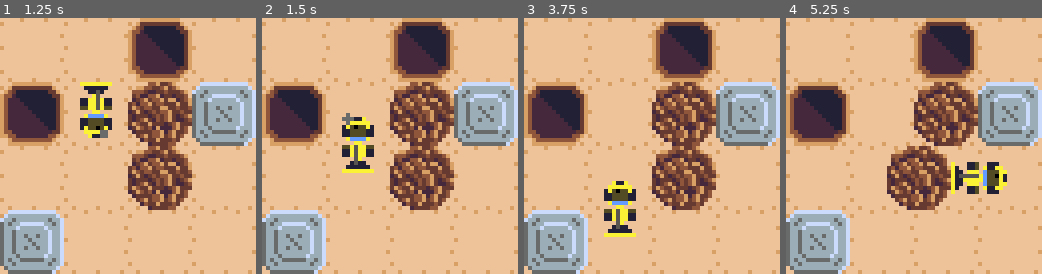
Above: before the commit, frames 1-4 (left to right).
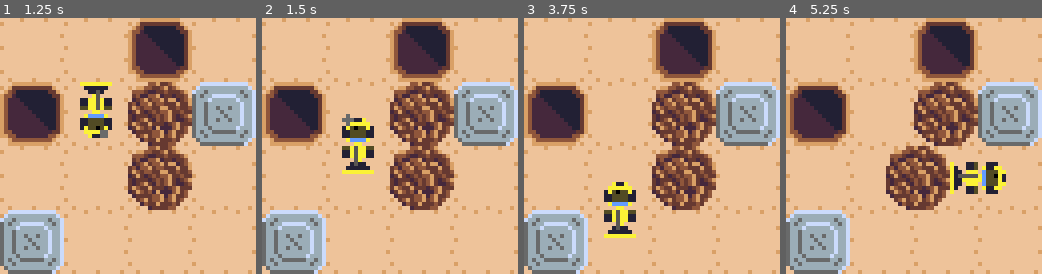
Above: after the commit, the same moments.

Repository: aludvik/Bouldering
Game: Godot game, scene res://Main.tscn
Two runs of this game, one before a commit and one after it. Both use one fixed random seed, a clock stepped at 60 frames per second and the inputs below.
Inputs (mouse positions are in pixels of both pictures, inside the frame that each line leads up to):
- Up to frame 1 (1.25 s): tap Enter at 0.5 s; move the mouse to (184, 133) at 0.52 s; click (184, 133) at 0.67 s
- Up to frame 2 (1.5 s): move the mouse to (338, 158) at 1.27 s; click (338, 158) at 1.42 s
- Up to frame 3 (3.75 s): move the mouse to (677, 89) at 2.02 s; click (677, 89) at 2.17 s; move the mouse to (639, 197) at 2.77 s; click (639, 197) at 2.92 s; move the mouse to (728, 184) at 3.52 s; click (728, 184) at 3.67 s
- Up to frame 4 (5.25 s): move the mouse to (837, 107) at 4.27 s; click (837, 107) at 4.42 s; move the mouse to (926, 146) at 5.02 s; click (926, 146) at 5.17 s

Frame 1 is identical in both runs. In frame 2, 0.5% of the frame differs, in the area x 31-44%, y 37-61%; in frame 3, 0.4%; in frame 4, 1.5%, in the area x 39-87%, y 50-75%.

Commit message:
Resize window to 4x to start

Diff:
--- a/Main.gd
+++ b/Main.gd
@@ -9,6 +9,7 @@
 func _ready():
 	screen_size = get_viewport_rect().size
 	square_size = screen_size / board_size
+	OS.set_window_size(screen_size * 4)
 
 func make_grid():
 	var grid = []
--- a/project.godot
+++ b/project.godot
@@ -19,7 +19,7 @@
 window/size/width=64
 window/size/height=64
 window/handheld/orientation="portrait"
-window/stretch/mode="2d"
+window/stretch/mode="viewport"
 window/stretch/aspect="keep"
 
 [global]
